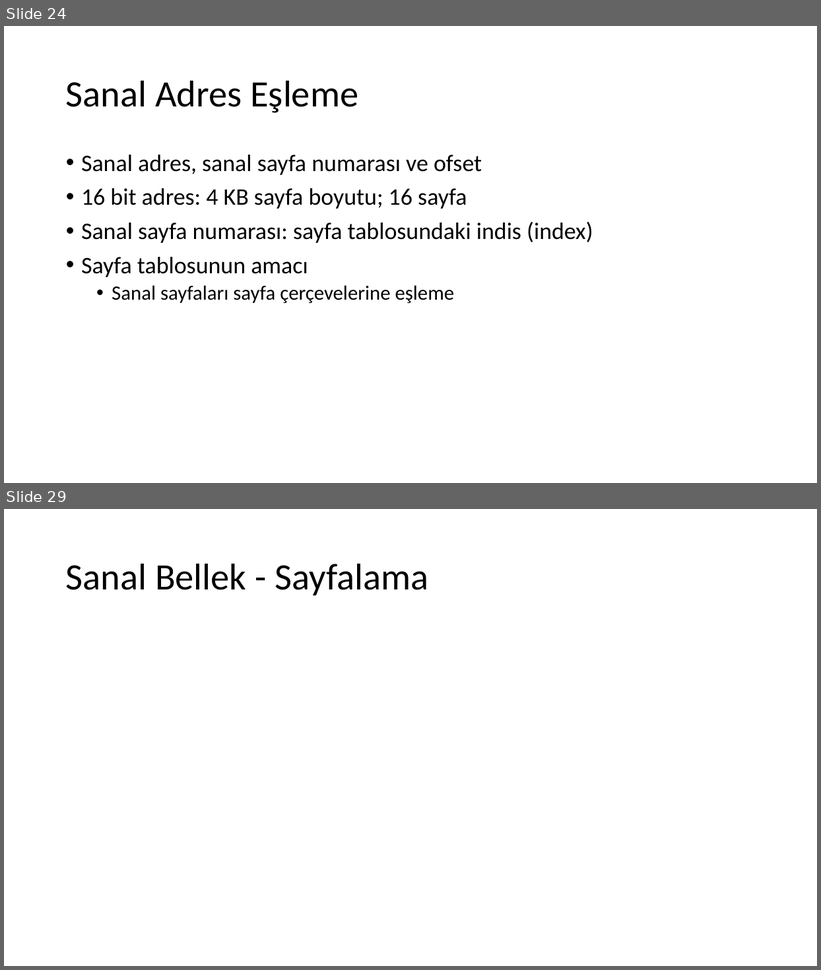
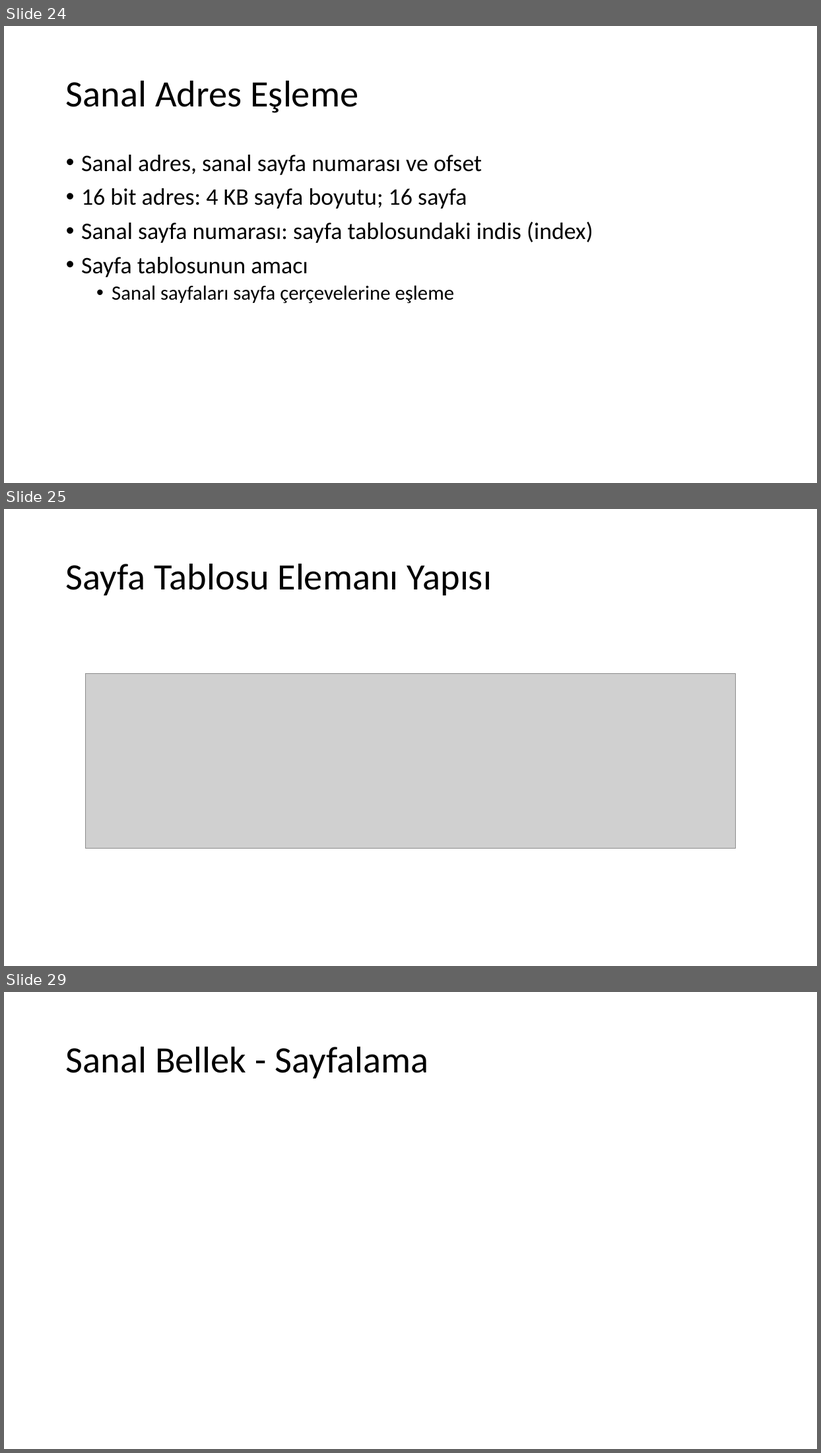
Before and after one commit to sercankulcu/sercankulcu.github.io, a slide deck: files/os/3_Bolum_3_Bellek.pptx. Shown one above the other, each under a label of ours: slides 24 and 29 before the commit, slides 24, 25 and 29 after it; the slides between them are not shown. The pictures are 821x970 and 821x1453 pixels, drawn with LibreOffice and Linux fonts; fonts in the diff are those of the drawing; grey boxes stand for pictures. Boxes give left, top, right and bottom in pixels: in the first picture for what was removed or moved away, otherwise in the second. Text is boxed around its words. In the diff, an @@ line names an element or a change of style, - is before the commit and + after.

```diff
--- a/files/os/3_Bolum_3_Bellek.pptx
+++ b/files/os/3_Bolum_3_Bellek.pptx
@@ slide 25 added at [4,509,817,966], background #FFFFFF @@
@@ title added at [66,563,491,595], 44 pt, text #000000 @@
+Sayfa Tablosu Elemanı Yapısı
@@ picture added at [86,674,736,849] @@
```
Also in this commit, not shown: 2 slides changed, 1 other slide added, 2 slides removed.
